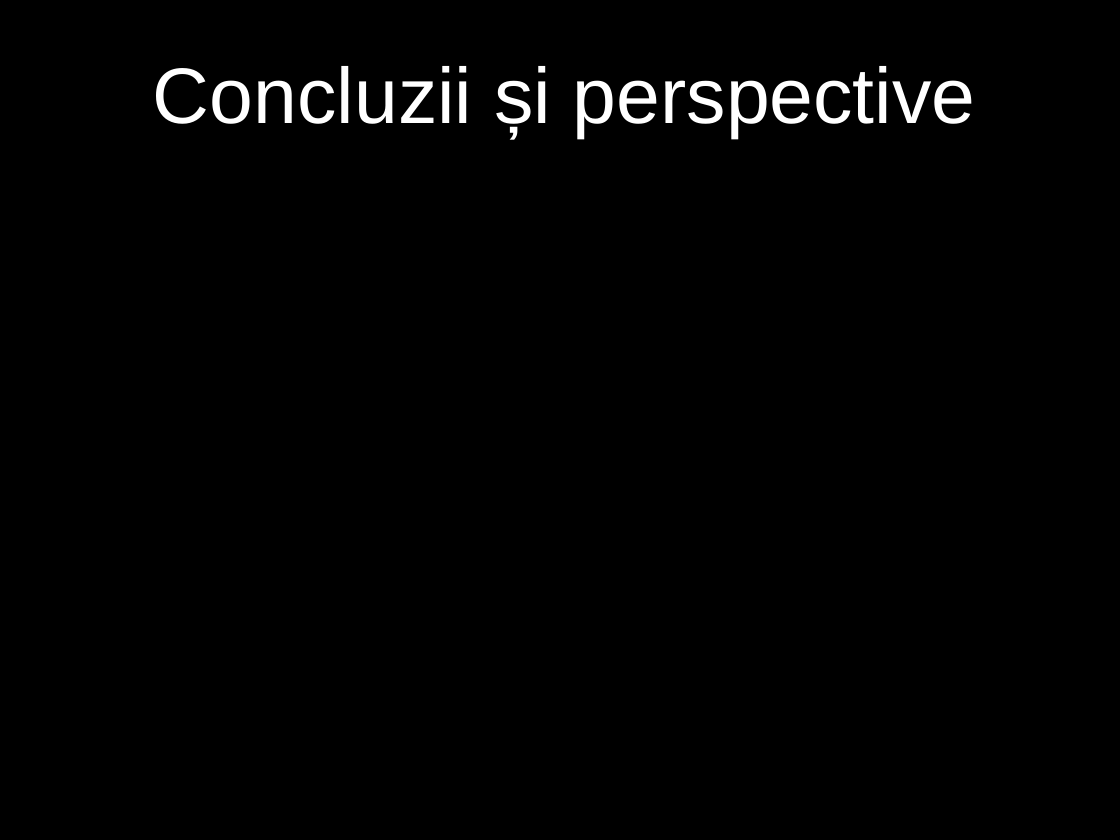
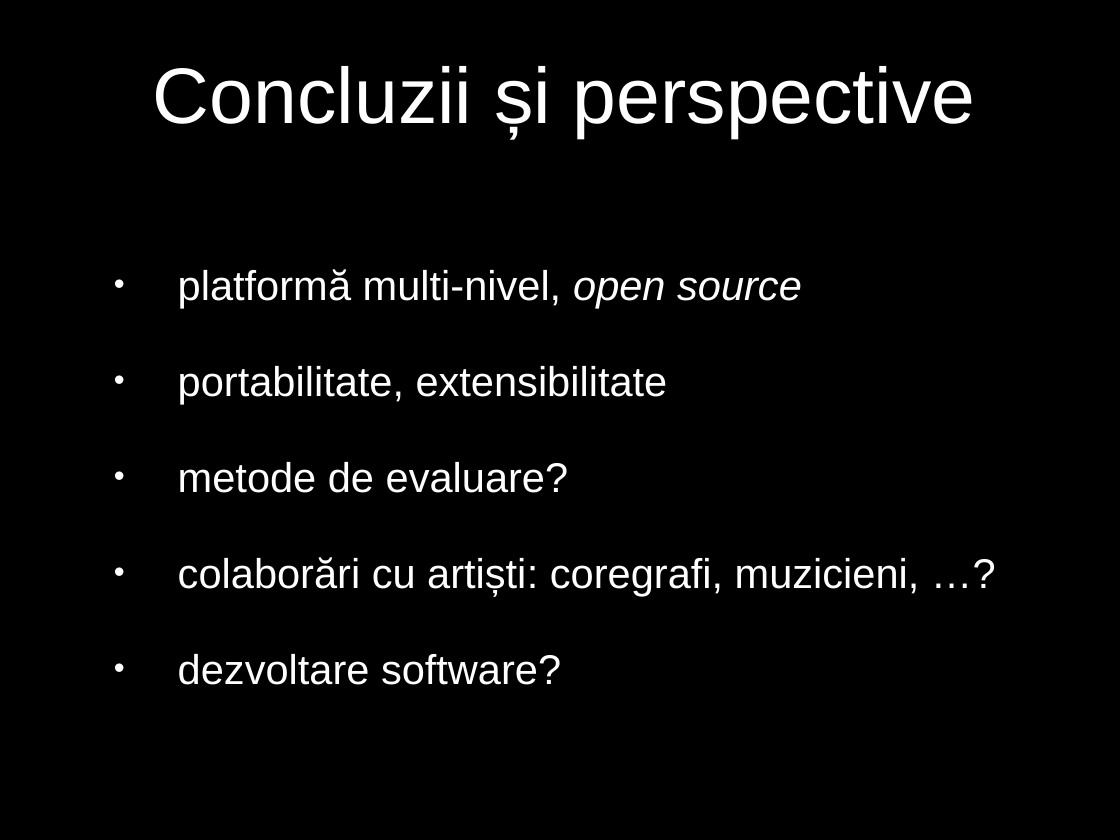
Before and after one commit to RVirmoors/viconOSC, a slide deck: slide 8 of _am/_craiova/prez-craiova.pptx. Drawn at 1120x840 pixels with LibreOffice and Linux fonts; fonts in the diff are those of the drawing. Boxes give left, top, right and bottom in pixels: in the first picture for what was removed or moved away, otherwise in the second. Text is boxed around its words. In the diff, an @@ line names an element or a change of style, - is before the commit and + after.

```diff
--- a/_am/_craiova/prez-craiova.pptx
+++ b/_am/_craiova/prez-craiova.pptx
@@ text added at bbox=[178, 269, 920, 685], 38 pt, text #FFFFFF @@
+• platformă multi-nivel, open source
+• portabilitate, extensibilitate
+• metode de evaluare?
+• colaborări cu artiști: coregrafi, muzicieni, …?
+• dezvoltare software?
```
Also in this commit, not shown: 2 slides added, 2 slides removed.
